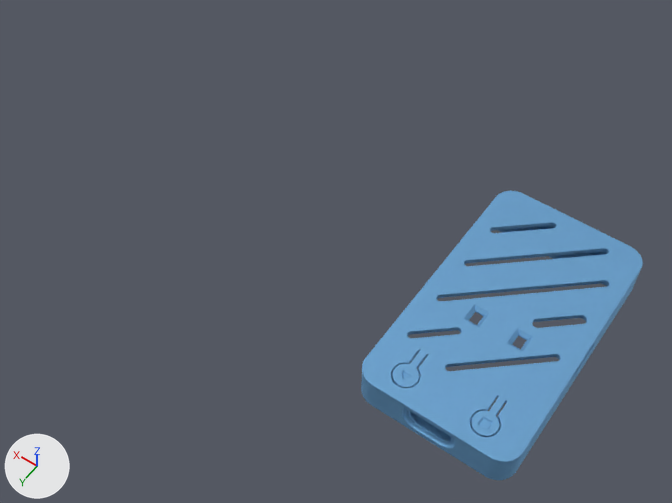
What one commit did to the Blender file Modelo 3D/espcase.blend.
Both versions are drawn from a camera (50 mm lens) standing at (-1.08, 3.44, 5.24) and looking at (1.29, 0.12, 0.02). Every picture has the same lights, and +X, +Y and +Z are marked at lower left.

Objects in the first picture: 'BKG ESP V4', 'BKG ESP V4.001'.
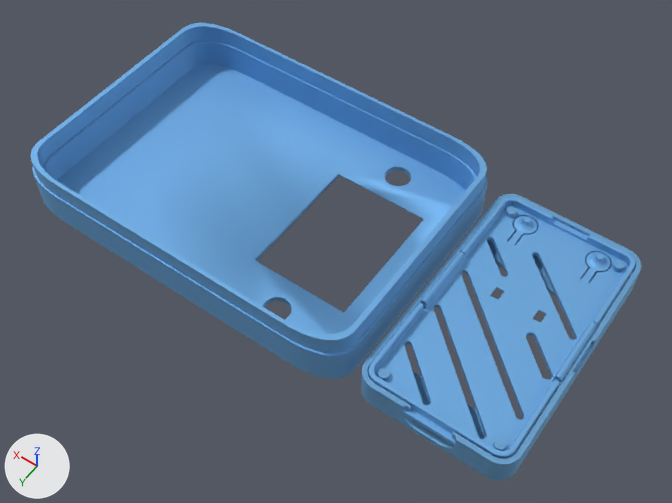
Edits to the bpy script that builds the scene:
```text
Add mat_material_002:
    mat_material_002 = principled_material('Material.002')
    mat_material_002.base_color = (0.195, 0.469, 0.8)  # blue #7ab6e7
    mat_material_002.metallic = 0.679
    mat_material_002.roughness = 0.679
Change me_bkg_esp_v4:
    used by ob_bkg_esp_v4; location = (0.0, 0.0, 0.0); scale = (35.3, 35.3, 35.3)
    remove me_bkg_esp_v4.from_pydata(...)  # 1071 vertices, 2140 faces; spans x -0.0158..0.0158, y -0.0272..0.0272, z -0.001..0.0052
    add me_bkg_esp_v4.from_pydata(...)  # 1207 vertices, 2204 faces; spans x -0.0158..0.0158, y -0.0272..0.0272, z -0.001..0.0052
    me_bkg_esp_v4 part 1
    8 faces are deleted
    8 vertices in x -0.0137..0.0143, y -0.0216, z -0.001..0.0 move by (0.0, 0.0081, 0.0)
    7 vertices move from x -0.0143..0.0108, y -0.0216..0.0199, z -0.001..0.0 to x -0.0144..0.0108, y -0.0136..0.0176, z -0.001..0.0
    72 vertices are added at x -0.0025..0.0032, y -0.0241..0.0241, z -0.001..0.0
    64 new vertices lie (0.0, 0.0, 0.001) away from vertices in x -0.0025..0.0032, y -0.0241..0.0241, z -0.001
    72 new faces join them
Change me_bkg_esp_v4_001:
    where me_bkg_esp_v4_001.from_pydata(...)  # 3909 vertices, 7854 faces; spans x -0.0157..0.0158, y -0.0272..0.0272, z -0.0017..0.0017
    remove me_bkg_esp_v4_001.materials.append(mat_material_001)
    add me_bkg_esp_v4_001.materials.append(mat_material_002)  # blue #7ab6e7
Add me_cube_001:
    me_cube_001.from_pydata(...)  # 514 vertices, 388 faces; spans x -1.31..1.31, y -1.0..1.0, z 0.0..0.54
    me_cube_001.materials.append(mat_material_002)  # blue #7ab6e7
Change ob_bkg_esp_v4_001:
    ob_bkg_esp_v4_001.rotation_euler: (0.0, 3.142, 3.142) -> (0.0, 0.0, 0.0)  # degrees (0, 180, 180) -> degrees (0, 0, 0)
Add ob_carcasa_rfid:
    ob_carcasa_rfid = bpy.data.objects.new('Carcasa RFID', me_cube_001)
    ob_carcasa_rfid.location = (2.066, 0.0, -0.033)
    ob_carcasa_rfid.rotation_euler = (0.0, 0.0, 1.571)  # degrees (0, 0, 90)
    ob_carcasa_rfid.scale = (0.78, 1.42, 0.78)
```

Location of each change, (x1, y1, x2, y2) in pixels of the pictures (672 x 503 px):
'Carcasa RFID', added (blue): after (31, 23, 488, 379)
'BKG ESP V4.001', turned: before (362, 191, 643, 464); after (362, 197, 635, 459)
part 1 of me_bkg_esp_v4, built on: before (408, 229, 608, 439); after (413, 233, 596, 439)
